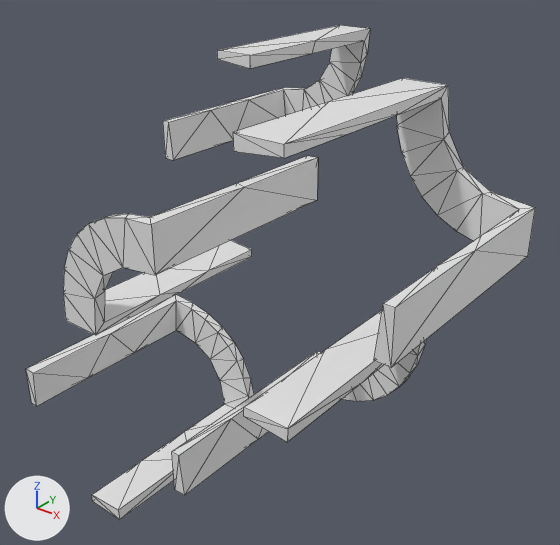
One commit to the OBJ model data/bmc/SET_4W2C/t_363.obj: the scene before it, then after it.
Both versions are drawn from a 50 mm camera at (0.971, -1.354, 0.823) aimed at (-0.073, -0.05, 0.014). Arrows for +X, +Y and +Z are at lower left; the lights stay in place. Mesh edges are drawn as thin lines. Where no turn or scale is listed for an object, it has been applied to the vertices.

The older version as bpy lines, for what is in view:
```python
me_t_363 = bpy.data.meshes.new('t_363')
me_t_363.from_pydata(...)  # 220 vertices, 420 faces; spans x -0.5..0.496, y -0.5..0.5, z -0.501..0.501
ob_t_363 = bpy.data.objects.new('t_363', me_t_363)
ob_t_363.location = (0.0, 0.0, 0.0)
```
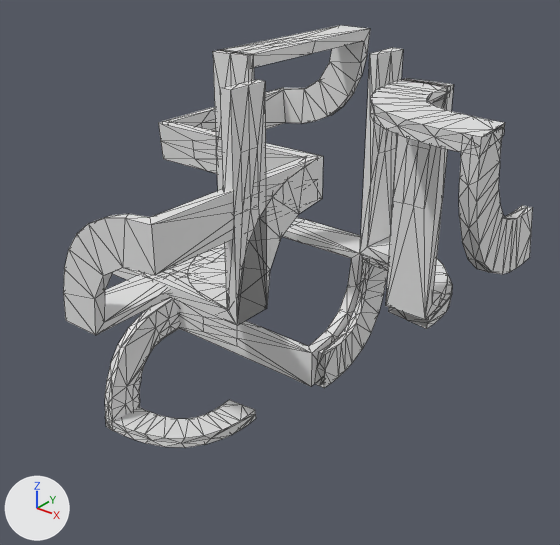
Pixel boxes (x1, y1, x2, y2) of what changed, in the pictures (560 x 545 px):
```json
{"object": "t_363", "change": "reshaped", "before": [26, 25, 535, 520], "after": [63, 25, 533, 448], "on screen": "8% narrower, 15% shorter"}
{"part": 1, "of": "me_t_363", "change": "rebuilt", "before": [26, 295, 254, 520], "after": [105, 298, 256, 448], "on screen": "34% narrower, 33% shorter"}
{"part": 2, "of": "me_t_363", "change": "rebuilt", "before": [233, 78, 535, 368], "after": [370, 79, 533, 274], "on screen": "46% narrower, 33% shorter"}
{"part": 3, "of": "me_t_363", "change": "added", "after": [178, 48, 454, 388]}
{"part": 4, "of": "me_t_363", "change": "added", "after": [113, 50, 323, 325]}
{"part": 5, "of": "me_t_363", "change": "deleted", "before": [172, 310, 426, 495]}
{"part": 6, "of": "me_t_363", "change": "built on", "before": [104, 25, 369, 322], "after": [104, 25, 369, 322]}
```

The change, as JSON lines over the scene's bpy script:
```json
{"block": "me_t_363", "where": "# used by ob_t_363; location = (0.0, 0.0, 0.0)"}
{"op": "remove", "block": "me_t_363", "code": "me_t_363.from_pydata(...)  # 220 vertices, 420 faces; spans x -0.5..0.496, y -0.5..0.5, z -0.501..0.501"}
{"op": "add", "block": "me_t_363", "code": "me_t_363.from_pydata(...)  # 851 vertices, 1596 faces; spans x -0.5..0.5, y -0.5..0.5, z -0.5..0.5"}
{"block": "me_t_363", "change": "me_t_363 part 1: the loose piece of 44 vertices spanning x -0.496..-0.196, y -0.5..0.0, z -0.501..-0.201 is rebuilt with 145 vertices and now spans x -0.5..-0.199, y -0.287..0.0, z -0.5..-0.199"}
{"block": "me_t_363", "change": "me_t_363 part 2: the loose piece of 44 vertices spanning x 0.196..0.496, y -0.5..0.0, z 0.201..0.501 is rebuilt with 145 vertices and now spans x 0.199..0.5, y -0.287..0.0, z 0.199..0.5"}
{"block": "me_t_363", "change": "me_t_363 part 3: a new loose piece of 276 vertices spanning x -0.5..0.301, y -0.014..0.287, z -0.301..0.5"}
{"block": "me_t_363", "change": "me_t_363 part 4: a new loose piece of 141 vertices spanning x -0.5..0.0, y -0.286..0.014, z 0.0..0.5"}
{"block": "me_t_363", "change": "me_t_363 part 5"}
{"block": "me_t_363", "change": "44 vertices are removed from x 0.004..0.304, y -0.5..0.0, z -0.299..0.001"}
{"block": "me_t_363", "change": "84 faces are deleted"}
{"block": "me_t_363", "change": "me_t_363 part 6"}
{"block": "me_t_363", "change": "40 faces are deleted"}
{"block": "me_t_363", "change": "36 vertices are added at x -0.5..-0.004, y -0.25..0.25, z -0.001..0.5"}
{"block": "me_t_363", "change": "12 new vertices lie (0.0, 0.125, 0.0) away from vertices in x -0.5..-0.004, y -0.25..0.125, z -0.001..0.5"}
{"block": "me_t_363", "change": "8 new vertices lie (0.0, 0.119, 0.0) away from vertices in x -0.477..-0.029, y -0.119..0.119, z 0.024..0.477"}
{"block": "me_t_363", "change": "152 new faces join them"}
```
